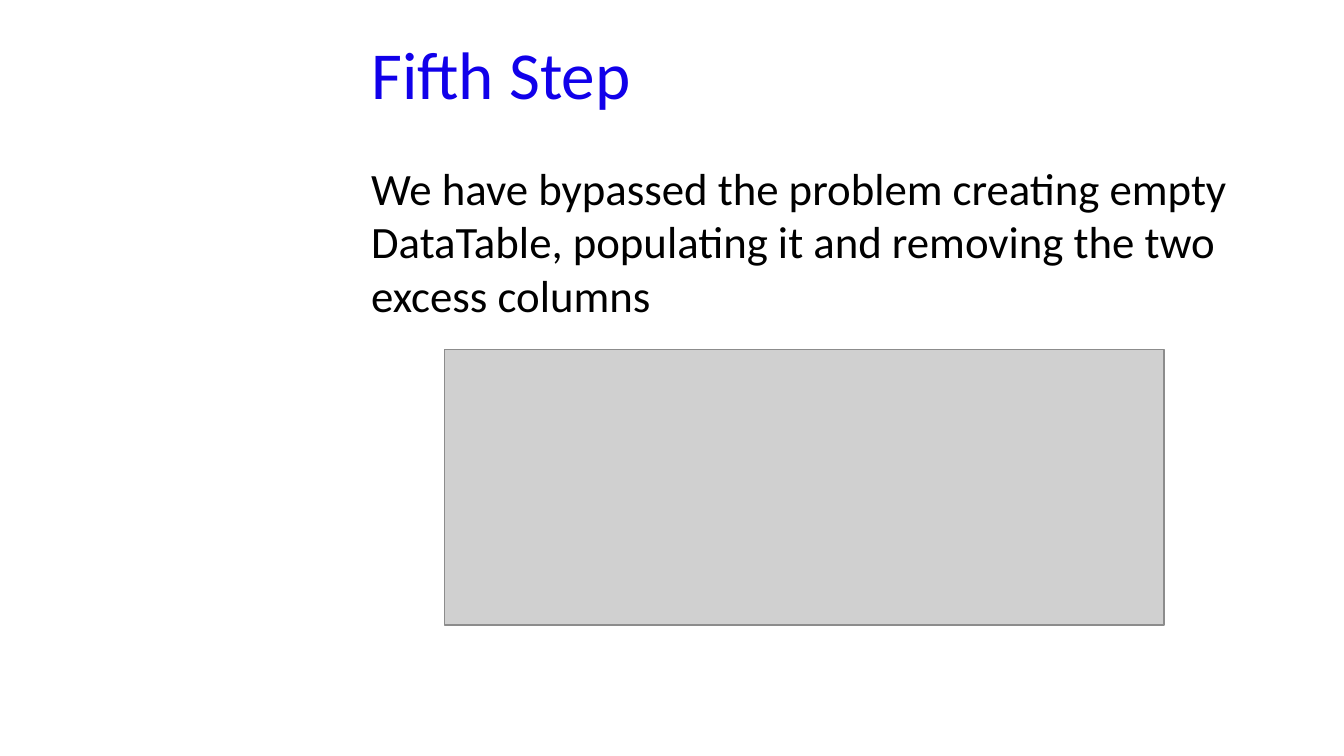
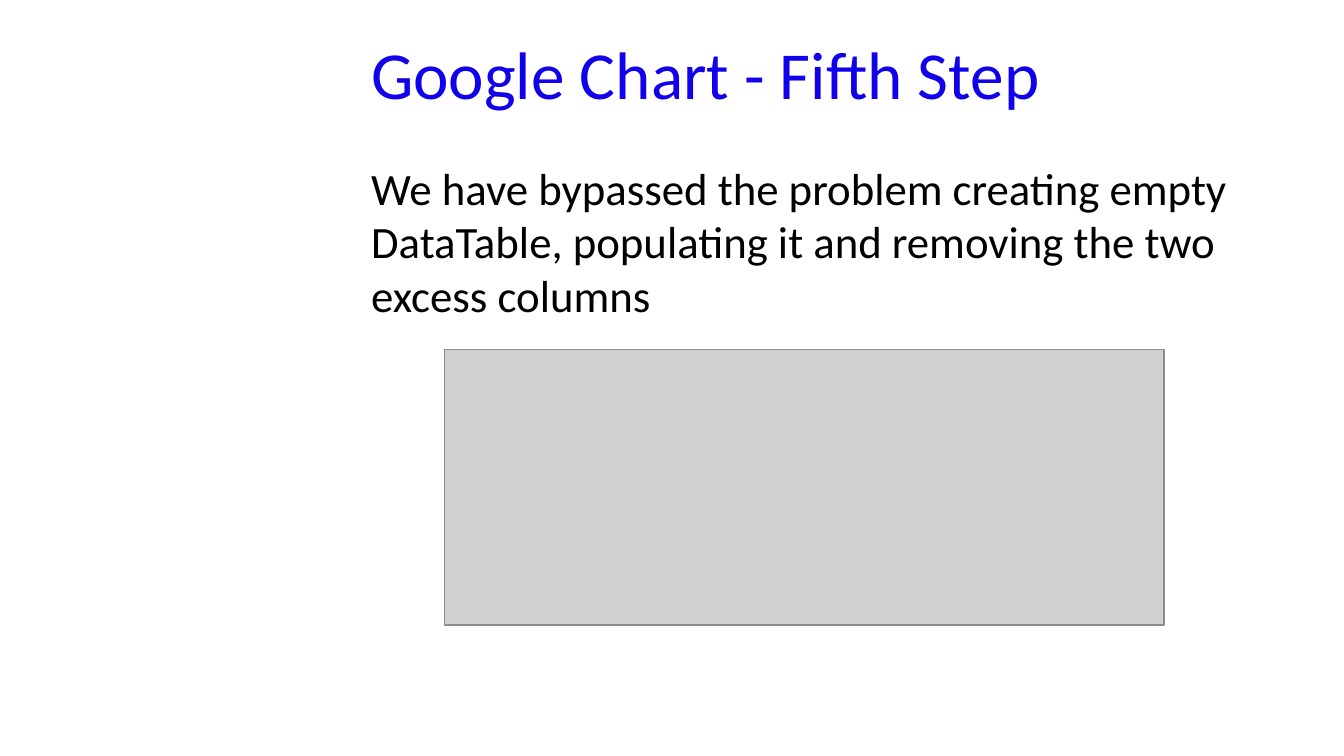
Before and after one commit to GabriM97/CryptoWolf, a slide deck: slide 25 of Student Presentation/Student_Presentation.odp (slide 24 before the commit). Drawn at 1344x756 pixels with LibreOffice and Linux fonts; fonts in the diff are those of the drawing; grey boxes stand for pictures; background and template pictures are left out. Boxes give left, top, right and bottom in pixels: in the first picture for what was removed or moved away, otherwise in the second. Text is boxed around its words. In the diff, an @@ line names an element or a change of style, - is before the commit and + after.

```diff
--- a/Student Presentation/Student_Presentation.odp
+++ b/Student Presentation/Student_Presentation.odp
@@ title at (x1=371, y1=52, x2=1039, y2=111): text changed @@
-Fifth Step
+Google Chart - Fifth Step
```
Also in this commit, not shown: 17 other slides changed, 4 slides added, 3 slides removed, 5 other files.
